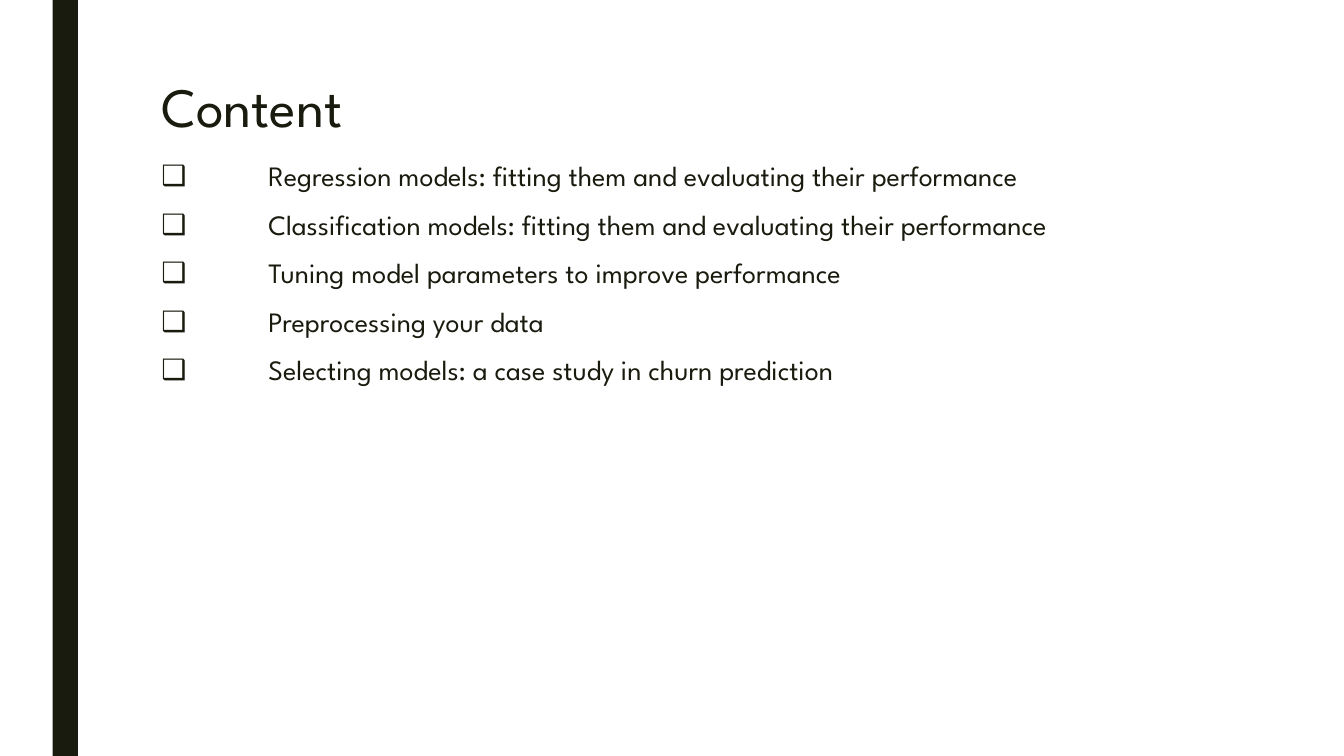
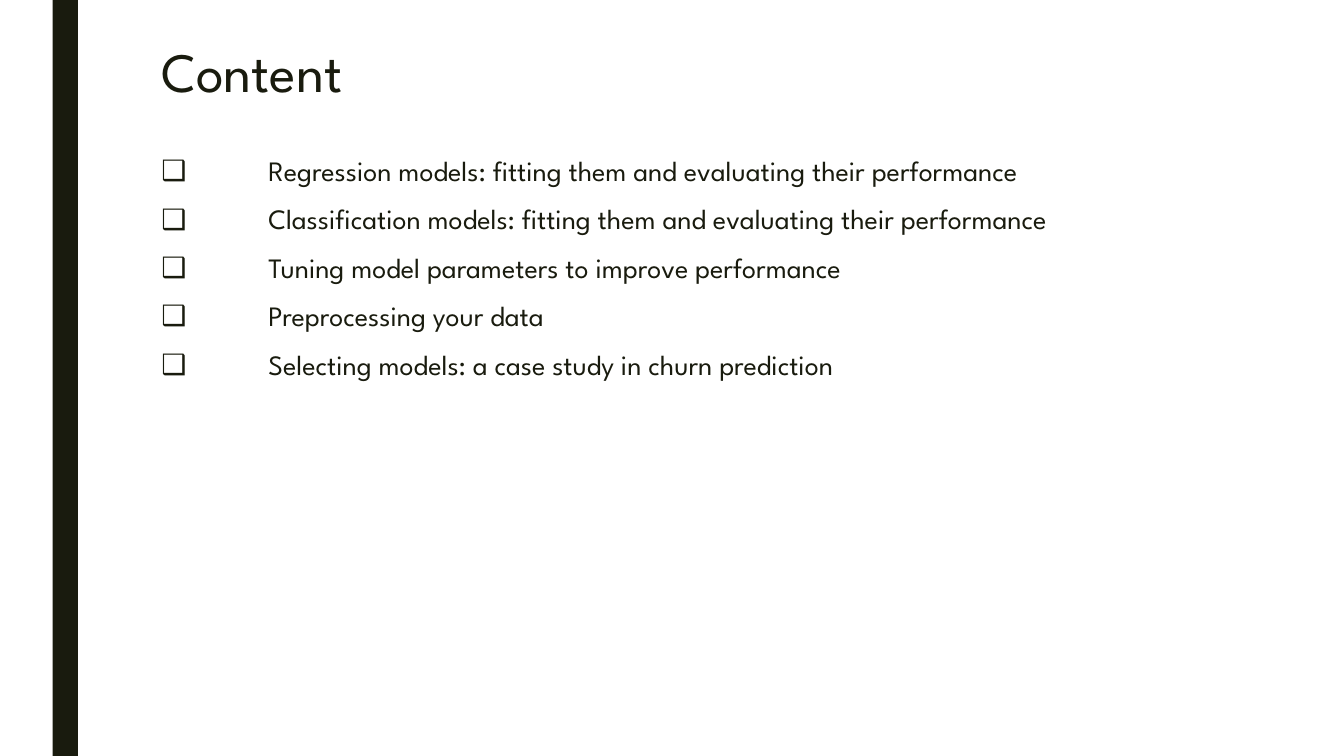
Before and after one commit to parcap/business-education, a slide deck: slide 2 of Machine-Learning-Toolbox/Machine Learning Toolbox.pptx. Drawn at 1344x756 pixels with LibreOffice and Linux fonts; fonts in the diff are those of the drawing. Boxes give left, top, right and bottom in pixels: in the first picture for what was removed or moved away, otherwise in the second. Text is boxed around its words. In the diff, an @@ line names an element or a change of style, - is before the commit and + after.

Commit message:
added andmodified content

```diff
--- a/Machine-Learning-Toolbox/Machine Learning Toolbox.pptx
+++ b/Machine-Learning-Toolbox/Machine Learning Toolbox.pptx
@@ title "Content": place and size @@
-title "Content" at bbox=[161, 89, 342, 128]
+title "Content" at bbox=[161, 54, 342, 93]
@@ text "Regression models: fitting them and ...": place and size @@
-text "Regression models: fitting them and ..." at bbox=[268, 166, 1047, 386]
+text "Regression models: fitting them and ..." at bbox=[268, 161, 1047, 381]
```
Also in this commit, not shown: 1 other slide changed, 1 slide added, 1 slide removed, 9 other files.
